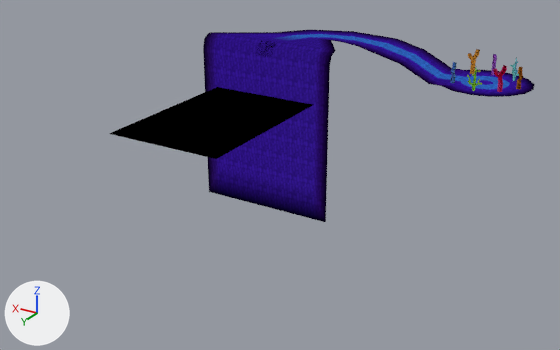
Renders of the Blender file models/underwater.blend from each side of a commit.
Rendered twice from a 50 mm camera at (-26.3, 93.7, 27.7) aimed at (15.9, 23.3, -7.5). Every picture has the same lights, and +X, +Y and +Z are marked at lower left.

In view in the first picture: 'main', 'nocol'.
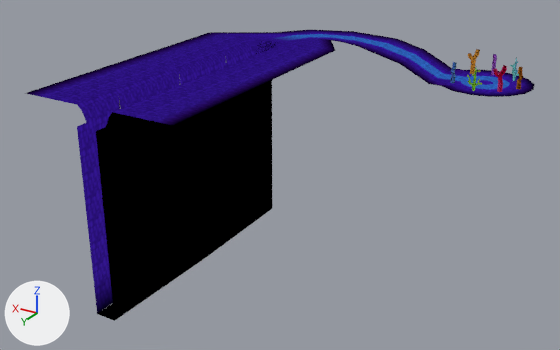
Boxes (x1, y1, x2, y2) around the edits, measured in the pictures (560 x 350 px; the box of a moved part takes in the faces that stretch with it):
'nocol', reshaped (53% wider, 51% taller): before (203, 30, 535, 222); after (26, 30, 535, 320)
'main', reshaped (129% taller): before (109, 34, 510, 159); after (98, 34, 510, 321)
part 1 of me_circle, moved or reshaped: before (109, 87, 313, 159); after (98, 304, 115, 321)
part 2 of me_circle_001, added (black): after (96, 76, 259, 320)
part 3 of me_circle_001, added (purple): after (26, 61, 177, 314)
part 4 of me_circle_001, built on: before (203, 33, 335, 222); after (119, 33, 335, 257)

The change, as a diff of the scene's bpy script:
```diff
--- a/models/underwater.blend.py
+++ b/models/underwater.blend.py
@@ img_iwa2_png @@
+img_iwa2_png = load_image('iwa2.png', '_unpacked/iwa2.png', 32, 32, 'sRGB')
@@ mat_rock @@
+mat_rock = bpy.data.materials.new('rock')
+# colours: white #ffffff, grey #bcbcbc
+# uses the picture img_iwa2_png
@@ me_circle @@
 me_circle.from_pydata(...)  # 57 vertices, 28 faces; spans x -3.0..29.5, y -3.0..36.2, z -1.0..5.5
 # used by ob_main; parent = ob_1; location = (0.0, 0.0, 0.0)
-me_circle.vertices[53].co = (15.5, 16.2, -1.0)  # pixel (314, 104)
-me_circle.vertices[54].co = (29.5, 16.2, -1.0)  # pixel (217, 87)
-me_circle.vertices[55].co = (15.5, 36.2, -1.0)  # pixel (216, 159)
-me_circle.vertices[56].co = (29.5, 36.2, -1.0)  # pixel (108, 133)
+# me_circle part 1
+me_circle.vertices[53].co = (21.3, 16.2, -16.1)  # pixel (272, 208)
+me_circle.vertices[54].co = (23.6, 16.2, -16.1)
+me_circle.vertices[55].co = (21.3, 46.2, -16.1)  # pixel (114, 320)
+me_circle.vertices[56].co = (23.6, 46.2, -16.1)  # pixel (97, 314)
 me_circle.materials.append(mat_floor)
@@ me_circle_001 @@
 # used by ob_nocol; parent = ob_1; location = (0.0, 0.0, 0.0)
-me_circle_001.from_pydata(...)  # 480 vertices, 386 faces; spans x -6.0..31.4, y -6.0..16.2, z -16.1..5.5
+me_circle_001.from_pydata(...)  # 547 vertices, 425 faces; spans x -6.0..31.4, y -6.0..46.2, z -16.1..6.0
+# me_circle_001 part 2: a new loose piece of 21 vertices spanning x 13.5..21.3, y 31.2..46.2, z -16.1..5.5, in mat_floor
+# me_circle_001 part 3: a new loose piece of 21 vertices spanning x 23.6..31.4, y 31.2..46.2, z -16.1..5.5, in mat_floor
+# me_circle_001 part 4
+# 16 vertices are removed from x 13.5..31.4, y 15.8..16.2, z -16.1..5.0
+# 14 faces are deleted
+# 41 vertices are added at x 13.5..31.4, y 15.8..41.4, z -16.1..6.0
+# 14 new faces join them, mat_floor
+# 9 new faces join them, mat_rock
+# 8 new faces join them, mat_floor_solid
 me_circle_001.materials.append(mat_floor)
@@ me_circle_001 @@
 me_circle_001.materials.append(mat_floor_solid)
+me_circle_001.materials.append(mat_rock)
```
